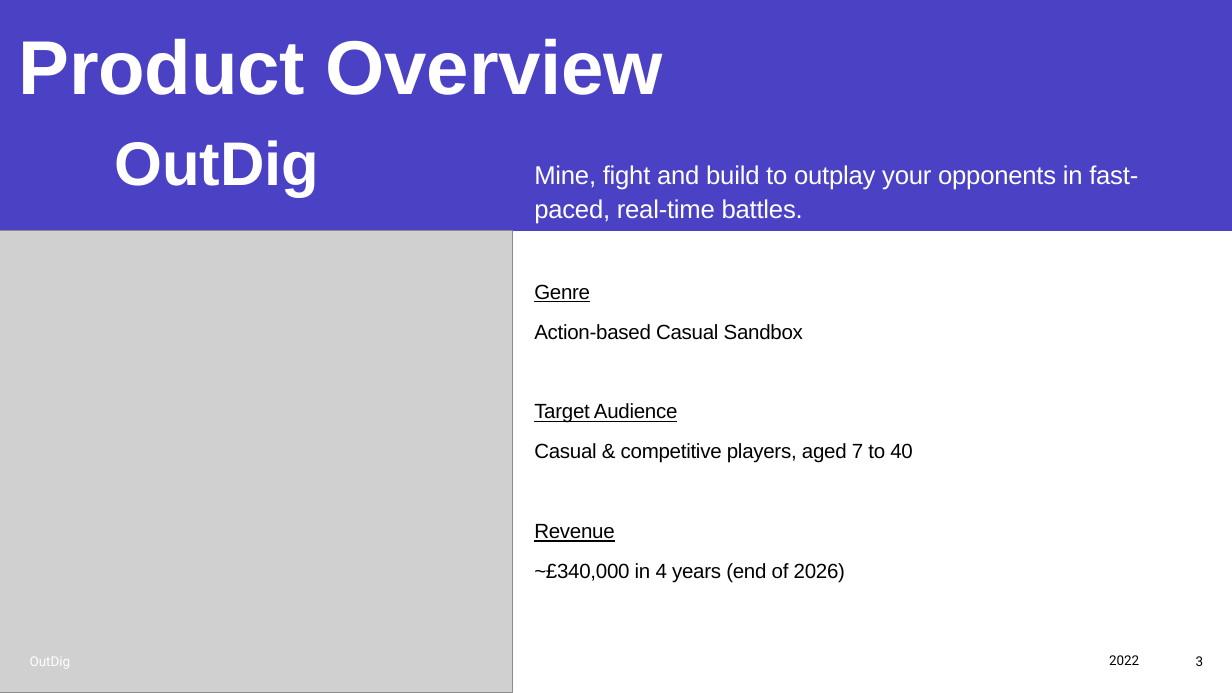
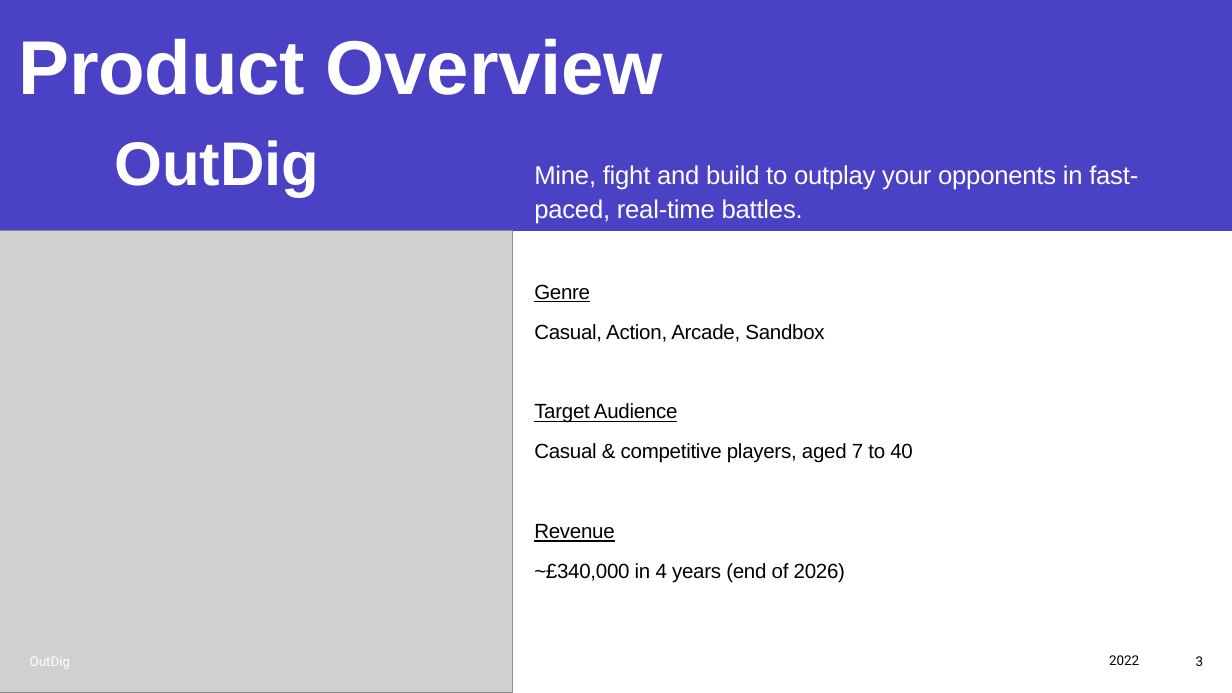
Before and after one commit to Joe34441/IndieDevPPT, a slide deck: slide 3 of CT6018 Joe Mason s4001719.pptx. Drawn at 1232x693 pixels with LibreOffice and Linux fonts; fonts in the diff are those of the drawing; grey boxes stand for pictures. Boxes give left, top, right and bottom in pixels: in the first picture for what was removed or moved away, otherwise in the second. Text is boxed around its words. In the diff, an @@ line names an element or a change of style, - is before the commit and + after.

```diff
--- a/CT6018 Joe Mason s4001719.pptx
+++ b/CT6018 Joe Mason s4001719.pptx
@@ text at [534,324,824,342]: text changed @@
-Action-based Casual Sandbox
+Casual, Action, Arcade, Sandbox
```
Also in this commit, not shown: 1 other slide changed.
